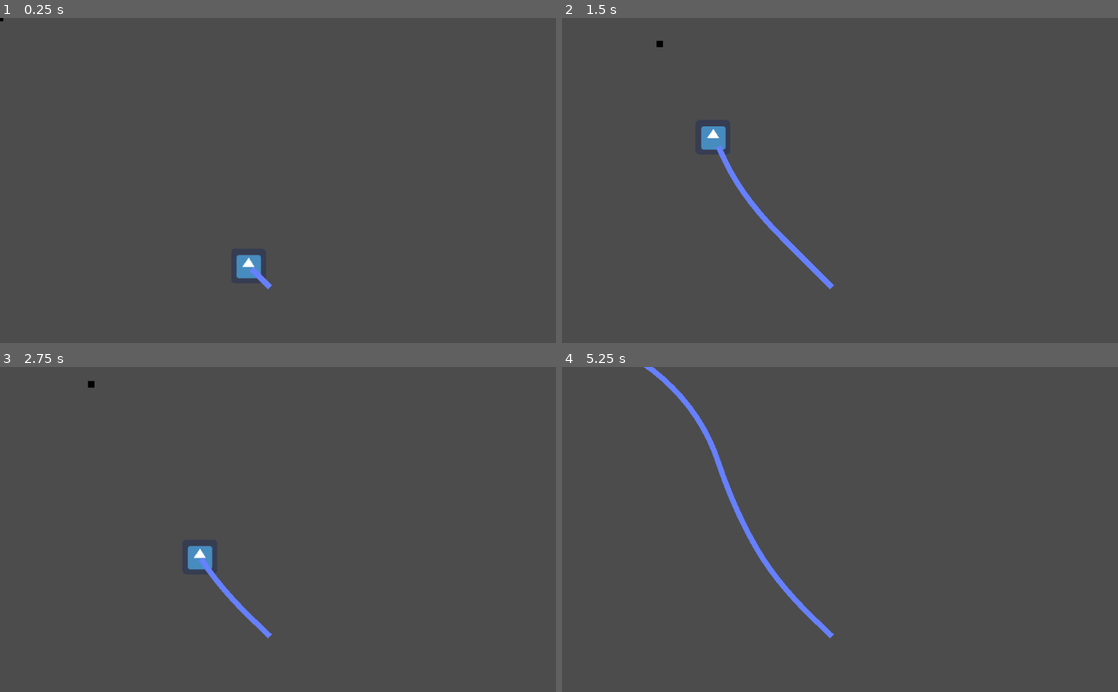
Above: before the commit, frames 1-4 (two rows, left to right).
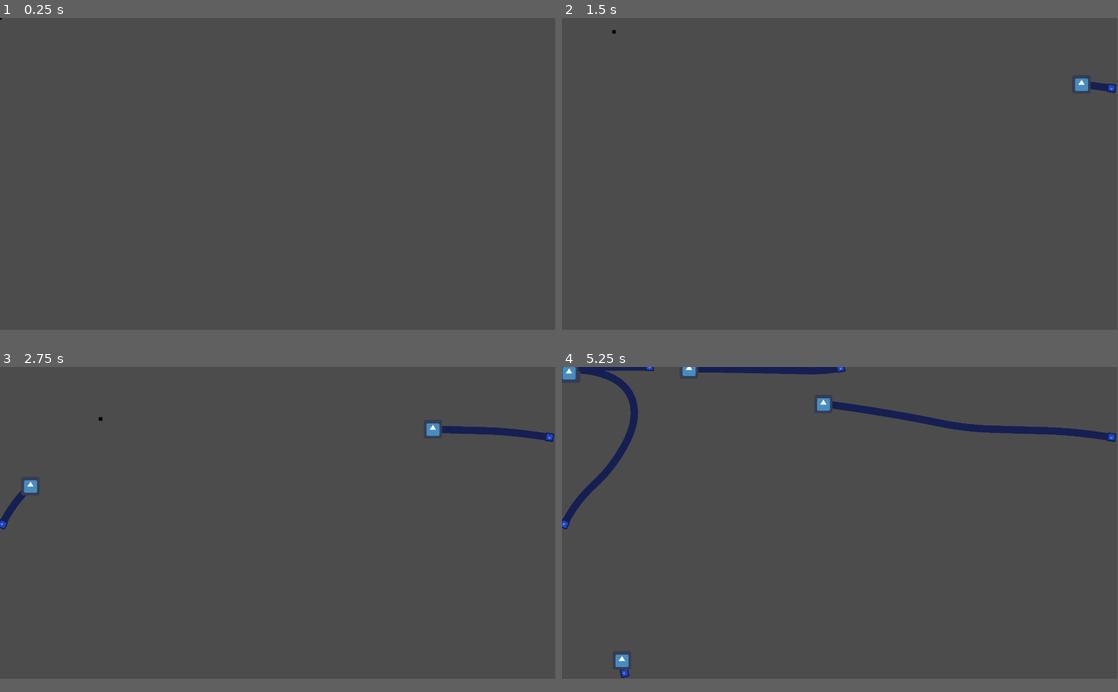
Above: after the commit, the same moments.

Repository: Bassani-Paulo/RootSlayer
Game: Godot game, scene res://Game.tscn
The game is run twice, just before and just after one commit, with the same random seed, the same clock (stepped at 60 frames per second) and the same inputs. The engine's default icon, where the game draws it, is replaced by a stand-in: a white triangle on a blue panel in a dark square.
Inputs:
- Up to frame 1 (0.25 s): no input
- Up to frame 2 (1.5 s): hold Right (ui_right) 0.53-1.28 s; hold Down (ui_down) from 1.28 s (still down)
- Up to frame 3 (2.75 s): release Down (ui_down) at 2.03 s; hold Right (ui_right) from 2.03 s (still down)
- Up to frame 4 (5.25 s): release Right (ui_right) at 2.78 s; hold Up (ui_up) 2.78-3.53 s; hold Left (ui_left) 3.53-5.03 s; hold Down (ui_down) from 5.03 s (still down)
In our replay, the window is 800x468 before the commit and 799x449 after it. These sizes can differ from the game's own. Grey fills any space a smaller window leaves; there, only what the larger window draws over its background counts as a difference.

The runs differ from the first frame. In frame 1, 0.4% of the frame differs, in the area x 0-49%, y 0-84%; in frame 2, 1.1%; in frame 3, 1.5%; in frame 4, 4.1%, in the area x 0-100%, y 0-96%.

Commit message:
adicionei novas plantes e como matá-las

Diff:
--- a/Game/EnemyPlant.tscn
+++ b/Game/EnemyPlant.tscn
@@ -3,6 +3,9 @@
 [ext_resource path="res://icon.png" type="Texture" id=1]
 [ext_resource path="res://EnemyPlant.gd" type="Script" id=2]
 [ext_resource path="res://Line2D.gd" type="Script" id=3]
+
+[sub_resource type="CircleShape2D" id=2]
+radius = 31.0644
 
 [sub_resource type="SpriteFrames" id=1]
 animations = [ {
@@ -12,14 +15,8 @@
 "speed": 5.0
 } ]
 
-[sub_resource type="CircleShape2D" id=2]
-radius = 31.0644
-
 [node name="EnemyPlant" type="Node2D"]
 script = ExtResource( 2 )
-
-[node name="Head" type="AnimatedSprite" parent="."]
-frames = SubResource( 1 )
 
 [node name="Area2D" type="Area2D" parent="."]
 
@@ -27,5 +24,11 @@
 shape = SubResource( 2 )
 
 [node name="Line2D" type="Line2D" parent="."]
+width = 30.0
 default_color = Color( 0.4, 0.501961, 1, 1 )
+texture = ExtResource( 1 )
+texture_mode = 1
 script = ExtResource( 3 )
+
+[node name="Head" type="AnimatedSprite" parent="."]
+frames = SubResource( 1 )
--- a/Game/Game.gd
+++ b/Game/Game.gd
@@ -4,18 +4,44 @@
 # Declare member variables here. Examples:
 var enemyPlant = preload("res://EnemyPlant.tscn")
 var playerProp = preload("res://Player Prop.tscn")
+var plants: Array
+var player: Node2D
 
 
 # Called when the node enters the scene tree for the first time.
 func _ready():
-	var plant = enemyPlant.instance()
-	var player = playerProp.instance()
-	plant.PLAYER = player
-	plant.position = Vector2(500, 500)
-	add_child(plant)
+	player = playerProp.instance()
 	add_child(player)
 
 
 # Called every frame. 'delta' is the elapsed time since the previous frame.
 #func _process(delta):
 #	pass
+
+
+func _on_PlantSpawnTimer_timeout():
+	var newPlant = enemyPlant.instance()
+	plants.append(newPlant)
+	var rng = RandomNumberGenerator.new()
+	rng.randomize()
+	var corner = rng.randi_range(0,3)
+	match (corner):
+		0:
+			rng.randomize()
+			var position = rng.randi_range(0, 1079)
+			newPlant.position = Vector2(0, position)
+		1:
+			rng.randomize()
+			var position = rng.randi_range(0, 1919)
+			newPlant.position = Vector2(position, 0)
+		2:
+			rng.randomize()
+			var position = rng.randi_range(0, 1079)
+			newPlant.position = Vector2(1919, position)
+		3:
+			rng.randomize()
+			var position = rng.randi_range(0, 1919)
+			newPlant.position = Vector2(position, 1079)
+	newPlant.PLAYER = player
+	add_child(newPlant)
+	pass # Replace with function body.
--- a/Game/Game.tscn
+++ b/Game/Game.tscn
@@ -4,3 +4,8 @@
 
 [node name="Game" type="Node2D"]
 script = ExtResource( 1 )
+
+[node name="PlantSpawnTimer" type="Timer" parent="."]
+autostart = true
+
+[connection signal="timeout" from="PlantSpawnTimer" to="." method="_on_PlantSpawnTimer_timeout"]
--- a/Game/Player Prop.gd
+++ b/Game/Player Prop.gd
@@ -3,7 +3,6 @@
 # Declare member variables here. Examples:
 const speed = 240
 const type = "player"
-var teste = 0
 
 
 # Called when the node enters the scene tree for the first time.
@@ -26,10 +25,8 @@
 
 
 func _on_Area2D_area_entered(area):
-	print(teste)
-	teste += 1
 	if area.get_parent().type == "enemy":
 		get_tree().reload_current_scene()
 	elif area.get_parent().type == "root":
-		print("kill")
+		area.get_parent().get_parent().queue_free()
 	pass # Replace with function body.pass # Replace with function body.
--- a/Game/project.godot
+++ b/Game/project.godot
@@ -18,6 +18,11 @@
 run/main_scene="res://Game.tscn"
 config/icon="res://icon.png"
 
+[display]
+
+window/size/width=1920
+window/size/height=1080
+
 [rendering]
 
 quality/driver/driver_name="GLES2"
